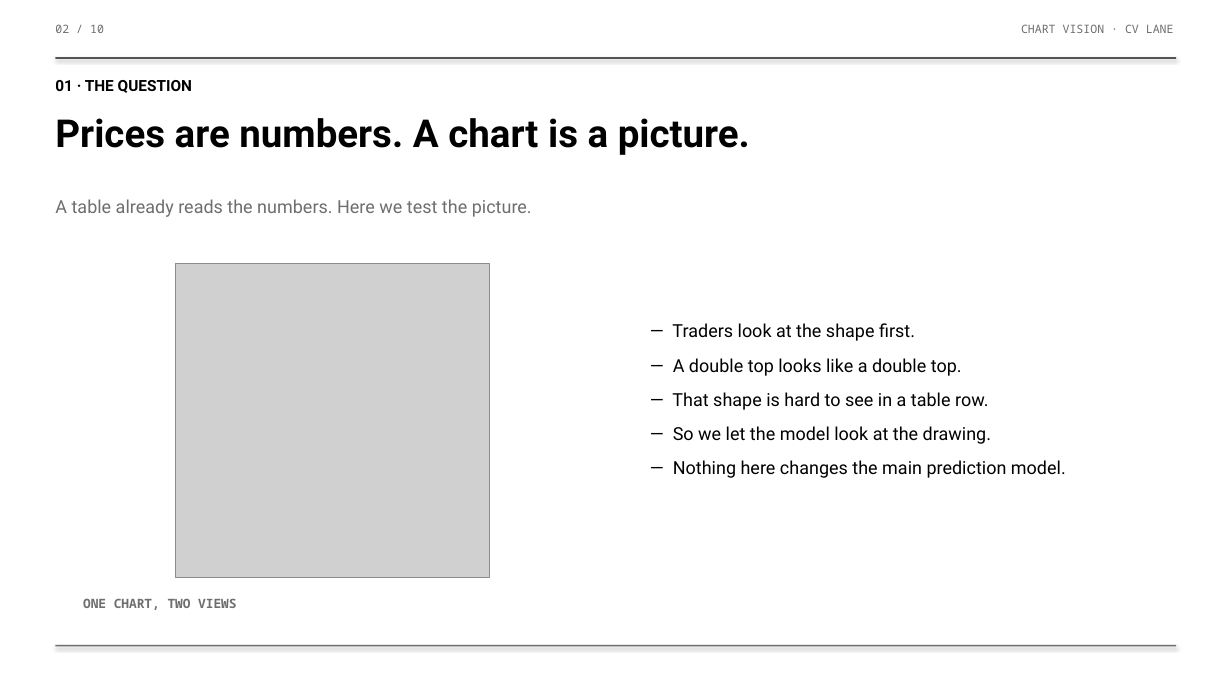
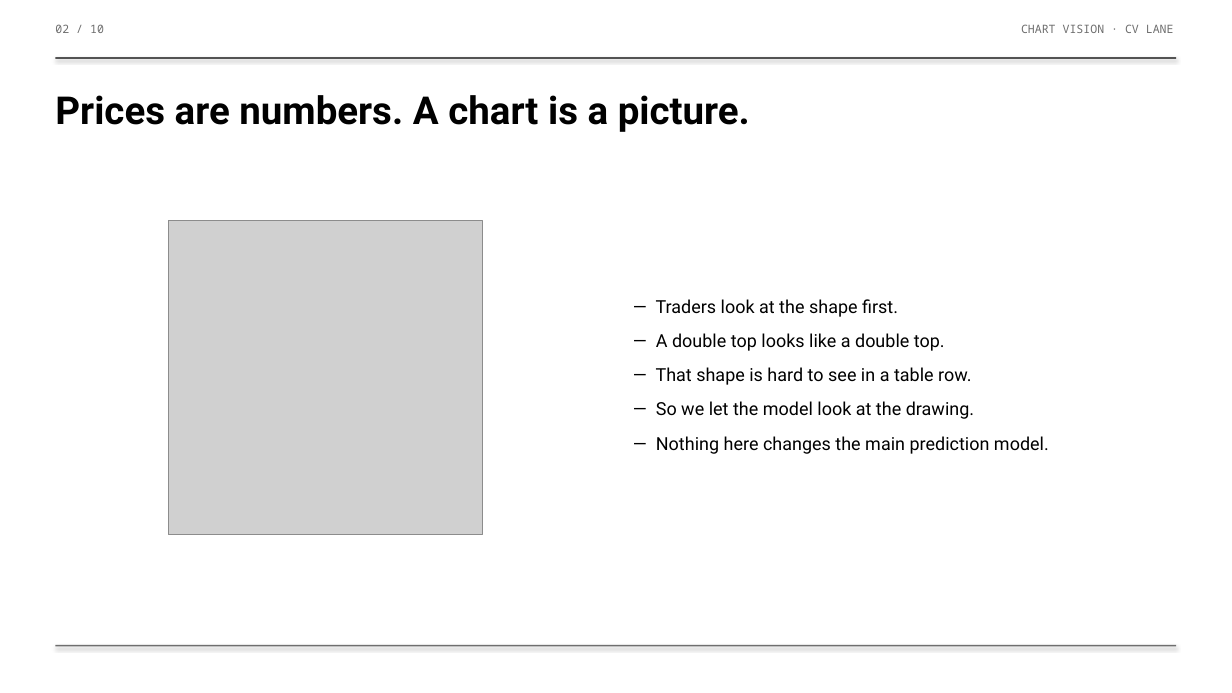
Before and after one commit to DharmilG/Stock-Direction-Predictor, a slide deck: slide 7 of CV/slides/Chart_Vision_Review.pptx (slide 2 before the commit). Drawn at 1232x693 pixels with LibreOffice and Linux fonts; fonts in the diff are those of the drawing; grey boxes stand for pictures. Boxes give left, top, right and bottom in pixels: in the first picture for what was removed or moved away, otherwise in the second. Text is boxed around its words. In the diff, an @@ line names an element or a change of style, - is before the commit and + after.

```diff
--- a/CV/slides/Chart_Vision_Review.pptx
+++ b/CV/slides/Chart_Vision_Review.pptx
@@ text "Prices are numbers. A chart ...": place and size @@
-text "Prices are numbers. A chart ..." at <box>55,118,750,155</box>
+text "Prices are numbers. A chart ..." at <box>55,95,750,132</box>
@@ text removed at <box>55,80,192,93</box> @@
-01 · THE QUESTION
@@ text removed at <box>55,199,532,217</box> @@
-A table already reads the numbers. Here we test the picture.
@@ picture: place and size @@
-picture at <box>176,263,490,578</box>
+picture at <box>168,221,482,535</box>
@@ text "— Traders look at the ...": place and size @@
-text "— Traders look at the ..." at <box>672,323,1066,478</box>
+text "— Traders look at the ..." at <box>656,299,1049,454</box>
@@ text removed at <box>83,598,236,610</box> @@
-ONE CHART, TWO VIEWS
```
Also in this commit, not shown: 13 other slides changed, 1 slide added, 1 slide removed, 1 other file.
